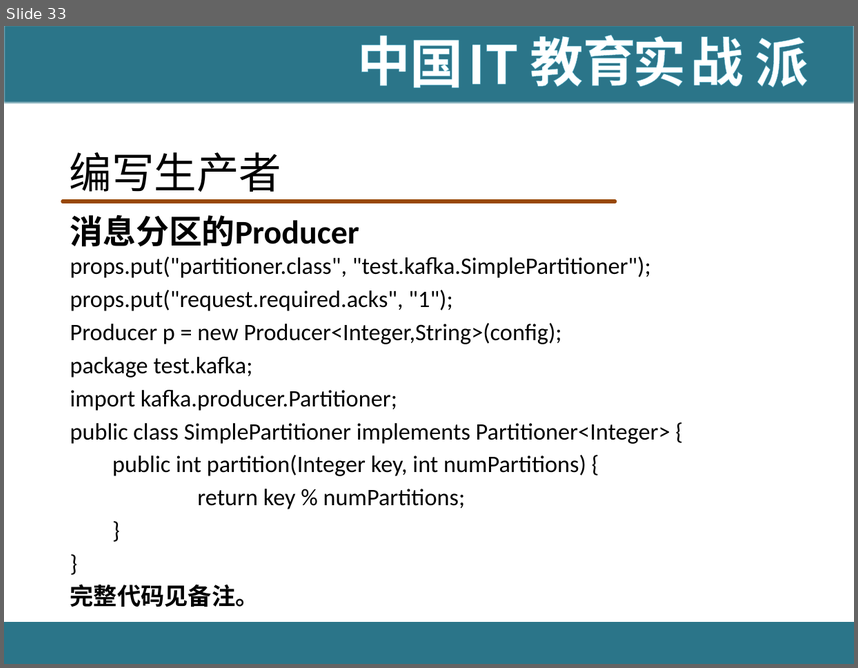
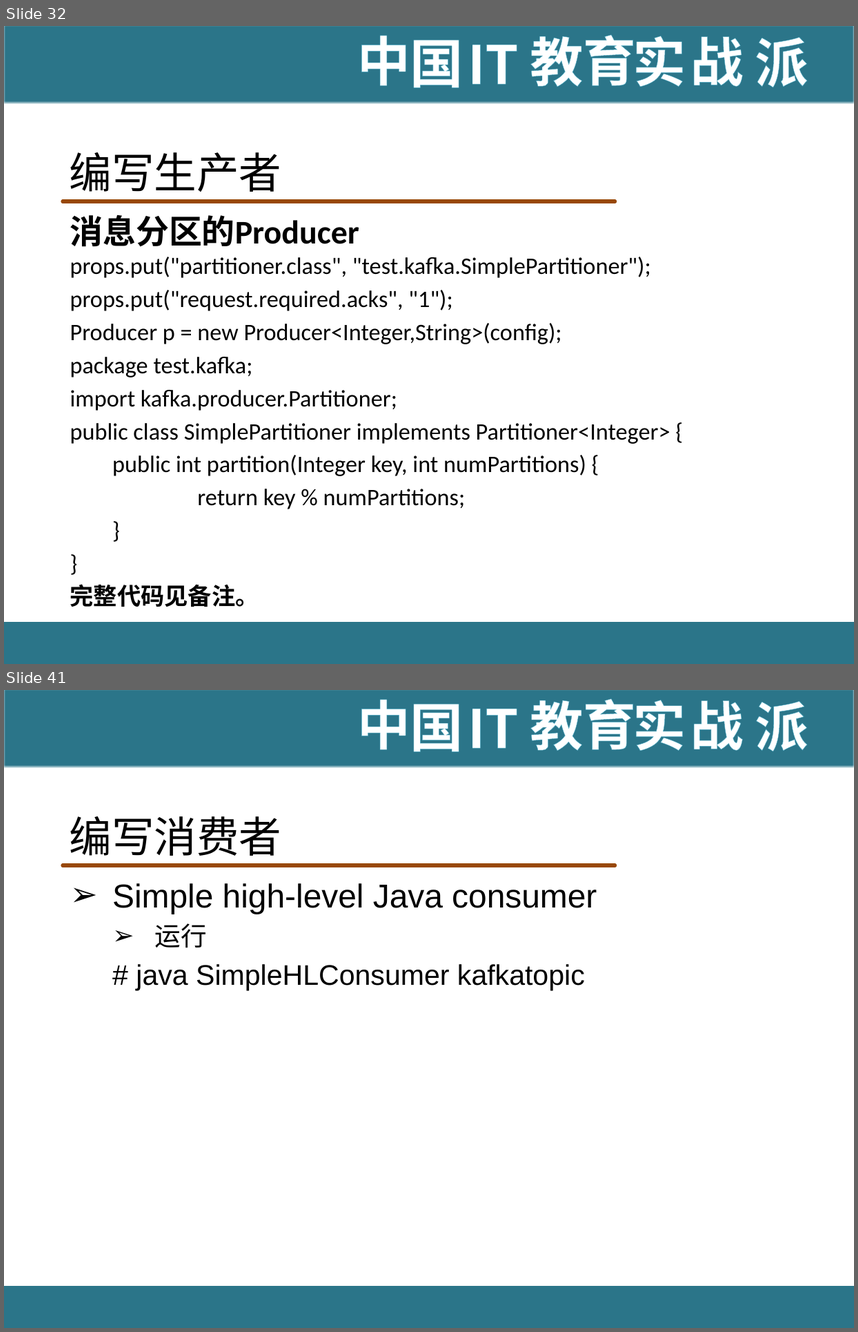
Before and after one commit to hanningxiao/BigData, a slide deck: [IT18掌www.it18zhang.com]Kafka.pptx. Shown one above the other, each under a label of ours: slide 33 before the commit, slides 32 and 41 after it; the slides between them are not shown. The pictures are 858x668 and 858x1332 pixels, drawn with LibreOffice and Linux fonts; fonts in the diff are those of the drawing; background and template pictures are left out. Boxes give left, top, right and bottom in pixels: in the first picture for what was removed or moved away, otherwise in the second. Text is boxed around its words. In the diff, an @@ line names an element or a change of style, - is before the commit and + after.

Commit message:
kafka

```diff
--- a/[IT18掌www.it18zhang.com]Kafka.pptx
+++ b/[IT18掌www.it18zhang.com]Kafka.pptx
@@ slide 41 added at box(4, 690, 854, 1328), background #FFFFFF; not listed: 11 template elements that a slide beside it also shows @@
@@ title added at box(70, 816, 282, 856), 36 pt, text #000000 @@
+编写消费者
@@ text added at box(112, 883, 597, 990), 24 pt, text #000000 @@
+➢ Simple high-level Java consumer
+  ➢ 运行
+  # java SimpleHLConsumer kafkatopic
@@ what was slide 33 is now slide 32 @@
```
Also in this commit, not shown: 23 other slides added, 1 slide removed.
